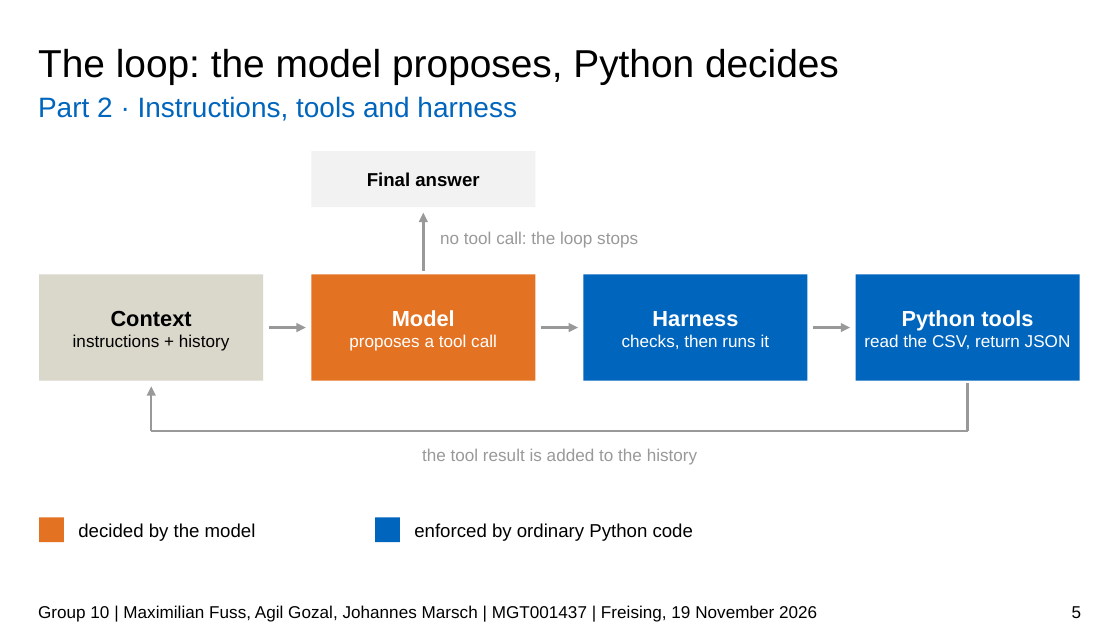
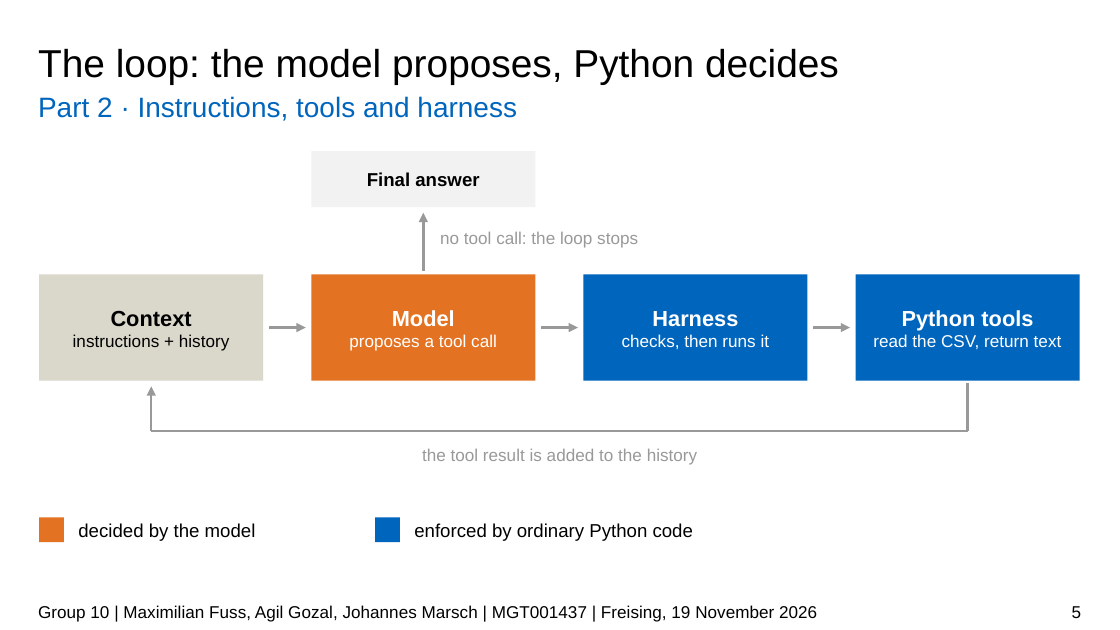
Before and after one commit to JPMarsch/Python_Group_10, a slide deck: slide 5 of presentation/G10_presentation_draft.pptx. Drawn at 1120x630 pixels with LibreOffice and Linux fonts; fonts in the diff are those of the drawing; background and template pictures are left out. Boxes give left, top, right and bottom in pixels: in the first picture for what was removed or moved away, otherwise in the second. Text is boxed around its words. In the diff, an @@ line names an element or a change of style, - is before the commit and + after.

```diff
--- a/presentation/G10_presentation_draft.pptx
+++ b/presentation/G10_presentation_draft.pptx
@@ text in rectangle at (873, 334, 1062, 350): text changed @@
-read the CSV, return JSON
+read the CSV, return text
```
Also in this commit, not shown: 13 other slides changed.
